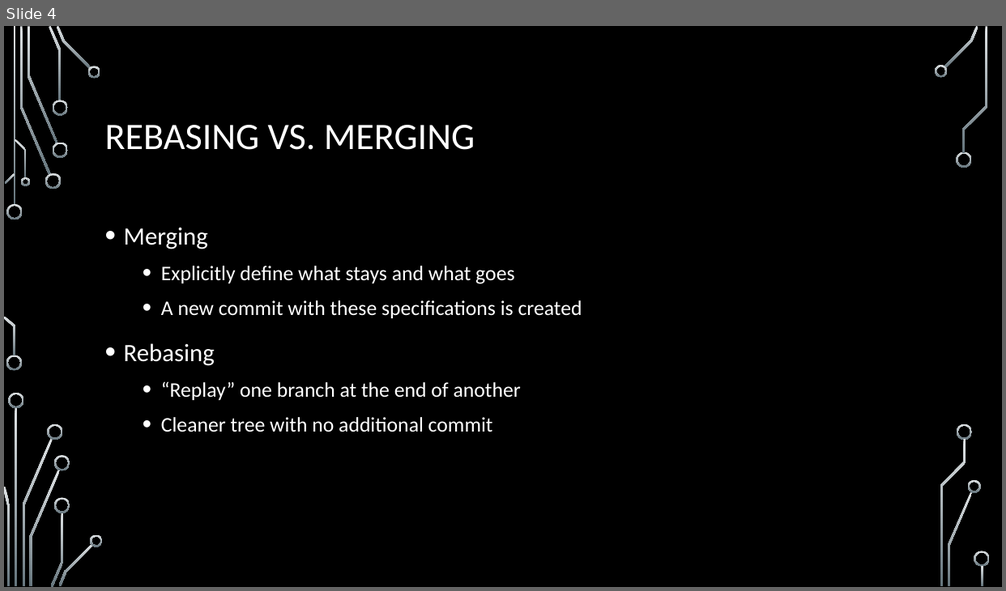
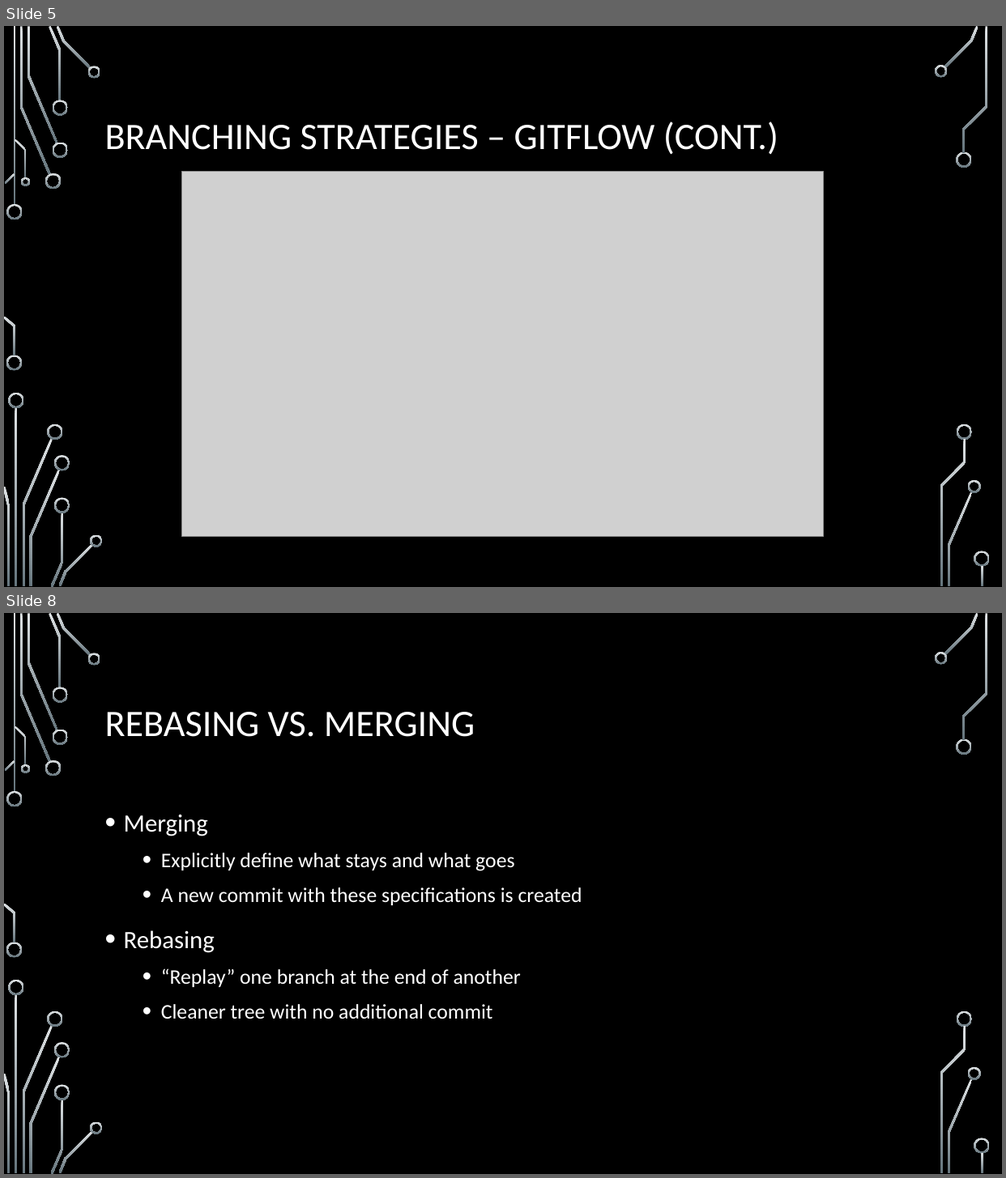
Before and after one commit to onideus/github-101-website, a slide deck: resources/Advanced github topics.pptx. Shown one above the other, each under a label of ours: slide 4 before the commit, slides 5 and 8 after it; the slides between them are not shown. The pictures are 1006x591 and 1006x1178 pixels, drawn with LibreOffice and Linux fonts; fonts in the diff are those of the drawing; grey boxes stand for pictures; background and template pictures are left out. Boxes give left, top, right and bottom in pixels: in the first picture for what was removed or moved away, otherwise in the second. Text is boxed around its words. In the diff, an @@ line names an element or a change of style, - is before the commit and + after.

```diff
--- a/resources/Advanced github topics.pptx
+++ b/resources/Advanced github topics.pptx
@@ slide 5 added at (4, 26, 1002, 587), background picture (left out); not listed: 36 template elements that a slide beside it also shows @@
@@ title added at (105, 122, 778, 155), 36 pt, text #FFFFFF @@
+BRANCHING STRATEGIES – GITFLOW (CONT.)
@@ picture added at (182, 172, 824, 537) @@
@@ what was slide 4 is now slide 8 @@
```
Also in this commit, not shown: 6 slides changed, 4 other slides added.
